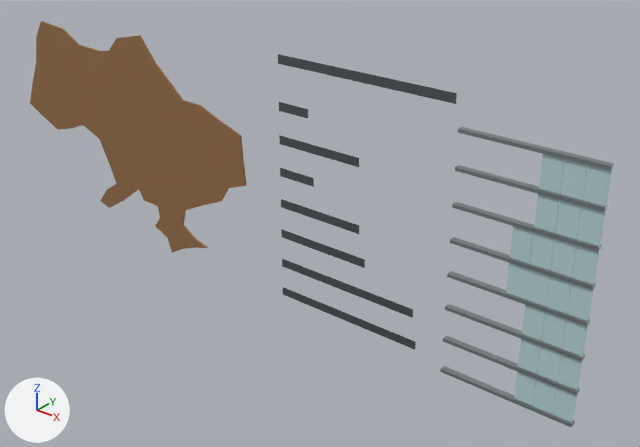
A saved change to the glTF model public/assets/proxies/edsSignage-5.glb.
The view is the same before and after, from a camera (50 mm lens) standing at (2.47, -2.57, 1.49) and looking at (0.31, 0.13, -0.19). Arrows for +X, +Y and +Z are at lower left; the lights stay in place. The older version comes first. Where no turn or scale is listed for an object, it has been applied to the vertices. Vertices at exactly the same position are counted once.

Before the edit, the objects in view are built like this:
```python
mat_map_natural_plywood_edge = principled_material('map-natural-plywood-edge')
mat_map_natural_plywood_edge.base_color = (0.296, 0.153, 0.063)  # brown #946d47
mat_map_natural_plywood_edge.roughness = 0.72
me_mesh_0 = bpy.data.meshes.new('Mesh_0')
me_mesh_0.from_pydata(...)  # 92 vertices, 180 faces; spans x -0.78..0.78, y -0.01..0.01, z -0.53..0.53
me_mesh_0.materials.append(mat_map_natural_plywood_edge)  # brown #946d47
me_mesh_1 = bpy.data.meshes.new('Mesh_1')
me_mesh_1.from_pydata(...)  # 64 vertices, 96 faces; spans x -0.405..0.405, y -0.001..0.001, z -0.546..0.546
me_mesh_1.materials.append(mat_brushed_metal_letters)  # grey #747b7f
me_mesh_2 = bpy.data.meshes.new('Mesh_2')
me_mesh_2.from_pydata(...)  # 64 vertices, 96 faces; spans x -0.275..0.275, y -0.013..0.013, z -0.507..0.507
me_mesh_2.materials.append(mat_anodized_aluminum)  # grey #9da5a8
me_mesh_3 = bpy.data.meshes.new('Mesh_3')
me_mesh_3.from_pydata(...)  # 184 vertices, 276 faces; spans x -0.155..0.155, y -0.002..0.002, z -0.492..0.492
me_mesh_3.materials.append(mat_acrylic_proxy)  # pale blue #b5d1d4
ob_eds_ukraine_acrylic_proxy = bpy.data.objects.new('eds-ukraine/acrylic-proxy', me_mesh_3)
ob_eds_ukraine_acrylic_proxy.location = (1.424, 0.003, -0.059)
ob_eds_ukraine_anodized_aluminum = bpy.data.objects.new('eds-ukraine/anodized-aluminum', me_mesh_2)
ob_eds_ukraine_anodized_aluminum.location = (1.305, 0.007, -0.059)
ob_eds_ukraine_brushed_metal_letters = bpy.data.objects.new('eds-ukraine/brushed-metal-letters', me_mesh_1)
ob_eds_ukraine_brushed_metal_letters.location = (0.605, 0.004, 0.023)
ob_eds_ukraine_map_natural_plywood_edge = bpy.data.objects.new('eds-ukraine/map-natural-plywood-edge', me_mesh_0)
ob_eds_ukraine_map_natural_plywood_edge.location = (-0.789, 0.012, -0.02)
```
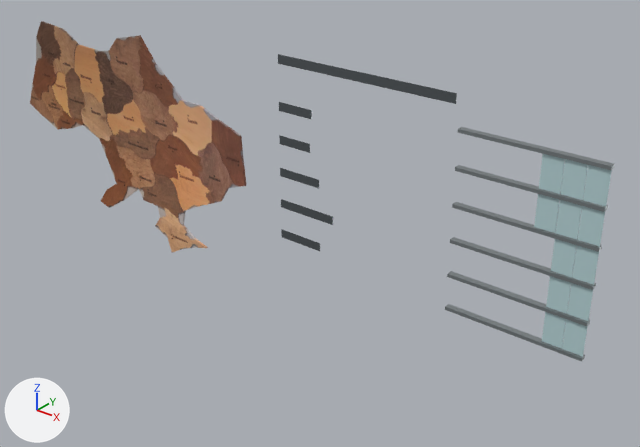
Where the newer file only moved an object's origin or applied its transform, the numbers keep the older frame.

What changed in the scene script:
```text
Add img_ukraine_print_jpg:
    img_ukraine_print_jpg = load_image('ukraine-print.jpg', '_unpacked/ukraine-print.jpg', 2560, 1440, 'sRGB')
Change mat_map_natural_plywood_edge:
    remove mat_map_natural_plywood_edge.base_color = (0.296, 0.153, 0.063)  # brown #946d47
    add mat_map_natural_plywood_edge.texture = img_ukraine_print_jpg
Change me_mesh_0:
    used by ob_eds_ukraine_map_natural_plywood_edge; location = (-0.789, 0.012, -0.02)
    remove me_mesh_0.from_pydata(...)  # 92 vertices, 180 faces; spans x -0.78..0.78, y -0.01..0.01, z -0.53..0.53
    add me_mesh_0.from_pydata(...)  # 92 vertices, 180 faces; spans x -0.78..0.78, y 0.0, z -0.53..0.53
    me_mesh_0 part 1: texture (UV) coordinates of 180 of 180 faces, centred in x -0.76..0.77, y -0.01..0.01, z -0.52..0.52, changed; they spanned u 0.01..0.47, v 0.24..0.79 and now span u 0.01..0.47, v 0.21..0.76
Change me_mesh_1:
    used by ob_eds_ukraine_brushed_metal_letters; location = (0.605, 0.004, 0.023)
    remove me_mesh_1.from_pydata(...)  # 64 vertices, 96 faces; spans x -0.405..0.405, y -0.001..0.001, z -0.546..0.546
    add me_mesh_1.from_pydata(...)  # 48 vertices, 72 faces; spans x -0.405..0.405, y -0.001..0.001, z -0.26..0.546
    me_mesh_1 part 2: the loose piece of 8 vertices spanning x -0.405..0.277, y -0.001..0.001, z -0.403..-0.364 is deleted
    me_mesh_1 part 3: the loose piece of 8 vertices spanning x -0.405..0.297, y -0.001..0.001, z -0.546..-0.507 is deleted
    me_mesh_1 part 4: 20 vertices moved from x -0.253..0.038, y -0.001..0.001, z -0.26..0.351 to x -0.245..-0.127, y -0.001..0.001, z -0.26..0.351
Change me_mesh_2:
    used by ob_eds_ukraine_anodized_aluminum; location = (1.305, 0.007, -0.059)
    remove me_mesh_2.from_pydata(...)  # 64 vertices, 96 faces; spans x -0.275..0.275, y -0.013..0.013, z -0.507..0.507
    add me_mesh_2.from_pydata(...)  # 48 vertices, 72 faces; spans x -0.275..0.275, y -0.013..0.013, z -0.222..0.507
    me_mesh_2 part 5: the loose piece of 8 vertices spanning x -0.275..0.275, y -0.013..0.013, z -0.364..-0.35 is deleted
    me_mesh_2 part 6: the loose piece of 8 vertices spanning x -0.275..0.275, y -0.013..0.013, z -0.507..-0.493 is deleted
Change me_mesh_3:
    used by ob_eds_ukraine_acrylic_proxy; location = (1.424, 0.003, -0.059)
    remove me_mesh_3.from_pydata(...)  # 184 vertices, 276 faces; spans x -0.155..0.155, y -0.002..0.002, z -0.492..0.492
    add me_mesh_3.from_pydata(...)  # 96 vertices, 144 faces; spans x -0.077..0.155, y -0.002..0.002, z -0.206..0.492
    me_mesh_3 part 7: 11 loose pieces with 88 vertices, spanning x -0.155..0.155, y -0.002..0.002, z -0.492..0.206, are deleted
```

Boxes [x1, y1, x2, y2] around the edits, measured in the pictures (640 x 447 px; the box of a moved part takes in the faces that stretch with it):
'eds-ukraine/map-natural-plywood-edge', surface changed
    both: [31, 21, 246, 253]
'eds-ukraine/acrylic-proxy', reshaped (26% narrower, 24% shorter)
    before: [506, 154, 612, 423]
    after: [534, 154, 612, 357]
'eds-ukraine/anodized-aluminum', reshaped (22% shorter)
    before: [440, 127, 615, 427]
    after: [445, 127, 615, 361]
'eds-ukraine/brushed-metal-letters', reshaped (33% shorter)
    before: [278, 54, 457, 350]
    after: [278, 54, 457, 251]
part 2 of me_mesh_1, deleted
    before: [282, 259, 413, 318]
part 3 of me_mesh_1, deleted
    before: [283, 287, 416, 350]
part 4 of me_mesh_1, moved or reshaped
    before: [279, 102, 365, 268]
    after: [279, 102, 333, 251]
part 5 of me_mesh_2, deleted
    before: [443, 335, 580, 395]
part 6 of me_mesh_2, deleted
    before: [440, 366, 575, 427]
part 7 of me_mesh_3, deleted (pale blue)
    before: [506, 226, 582, 423]
